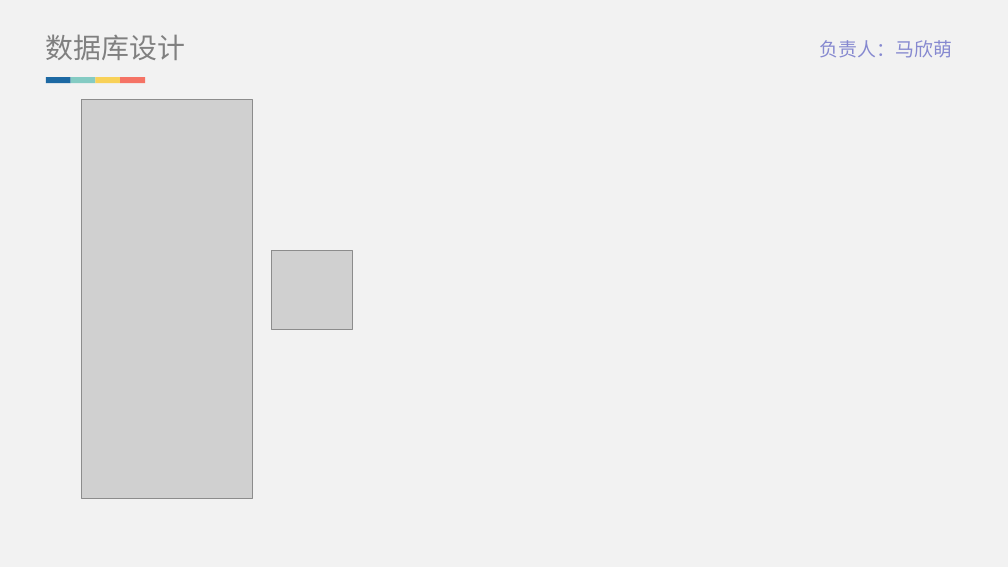
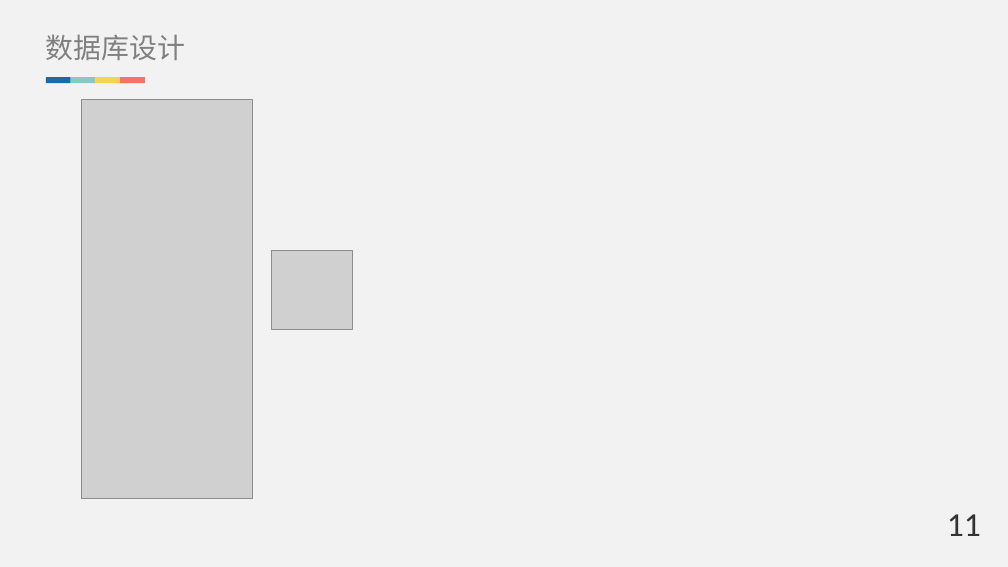
Before and after one commit to Brief-drizzle/database-ks, a slide deck: slide 17 of doc/答辩ppt.pptx. Drawn at 1008x567 pixels with LibreOffice and Linux fonts; fonts in the diff are those of the drawing; grey boxes stand for pictures. Boxes give left, top, right and bottom in pixels: in the first picture for what was removed or moved away, otherwise in the second. Text is boxed around its words. In the diff, an @@ line names an element or a change of style, - is before the commit and + after.

```diff
--- a/doc/答辩ppt.pptx
+++ b/doc/答辩ppt.pptx
@@ text removed at (820,40,952,58) @@
-负责人：马欣萌
@@ text added at (947,514,981,536), 32 pt, text #333333 @@
+11
```
Also in this commit, not shown: 20 other slides changed, 1 slide added.
